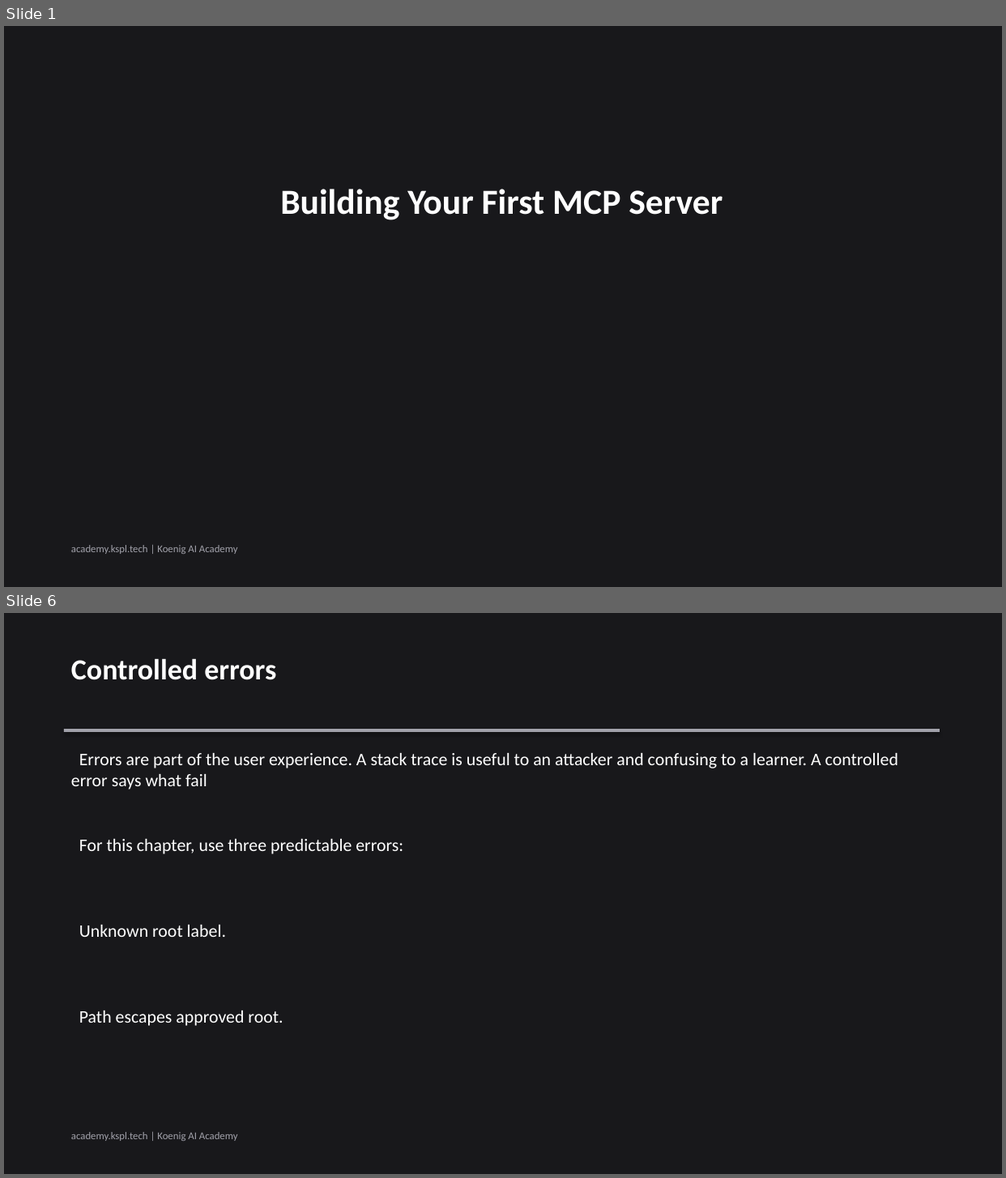
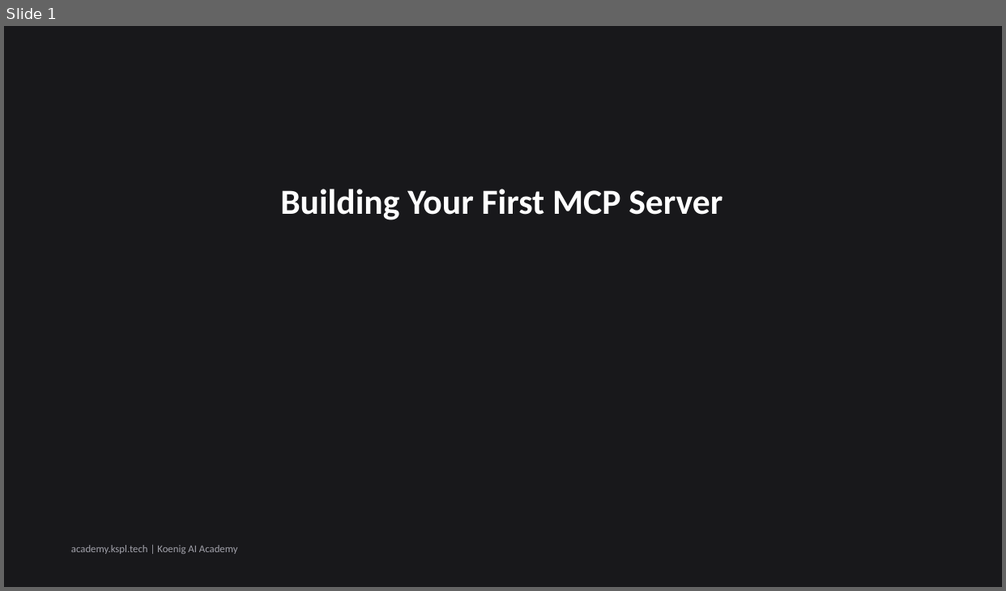
Before and after one commit to Koenig-Solutions-Private-Limited/koenig-ai-org, a slide deck: vault/courses/claude-tool-use-from-zero/ch03-slides.pptx. Shown one above the other, each under a label of ours: slides 1 and 6 before the commit, slide 1 after it; the slides between them are not shown. The pictures are 1006x1178 and 1006x591 pixels, drawn with LibreOffice and Linux fonts; fonts in the diff are those of the drawing. Boxes give left, top, right and bottom in pixels: in the first picture for what was removed or moved away, otherwise in the second. Text is boxed around its words. In the diff, an @@ line names an element or a change of style, - is before the commit and + after.

```diff
--- a/vault/courses/claude-tool-use-from-zero/ch03-slides.pptx
+++ b/vault/courses/claude-tool-use-from-zero/ch03-slides.pptx
@@ slide 6 removed at <box>4,613,1002,1174</box>, background #18181B @@
@@ text removed at <box>71,658,276,680</box> @@
-Controlled errors
@@ rectangle removed at <box>64,729,940,732</box> @@
@@ text removed at <box>71,753,898,790</box> @@
-Errors are part of the user experience. A stack trace is useful to an attacker and confusing to a learner. A controlled error says what fail
@@ text removed at <box>79,839,403,854</box> @@
-For this chapter, use three predictable errors:
@@ text removed at <box>79,925,226,937</box> @@
-Unknown root label.
@@ text removed at <box>79,1011,283,1026</box> @@
-Path escapes approved root.
@@ text removed at <box>71,1132,238,1141</box> @@
-academy.kspl.tech | Koenig AI Academy
```
Also in this commit, not shown: 1 slide changed, 4 slides added, 4 other slides removed.
